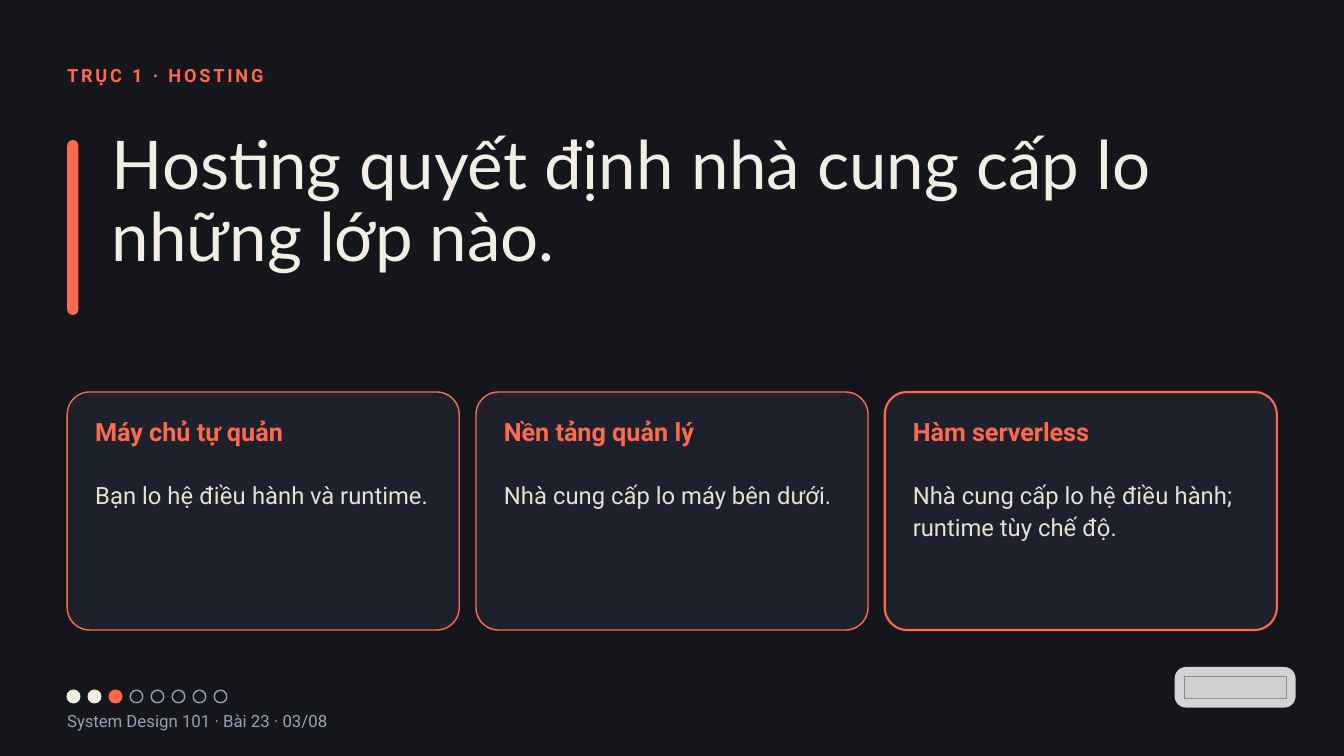
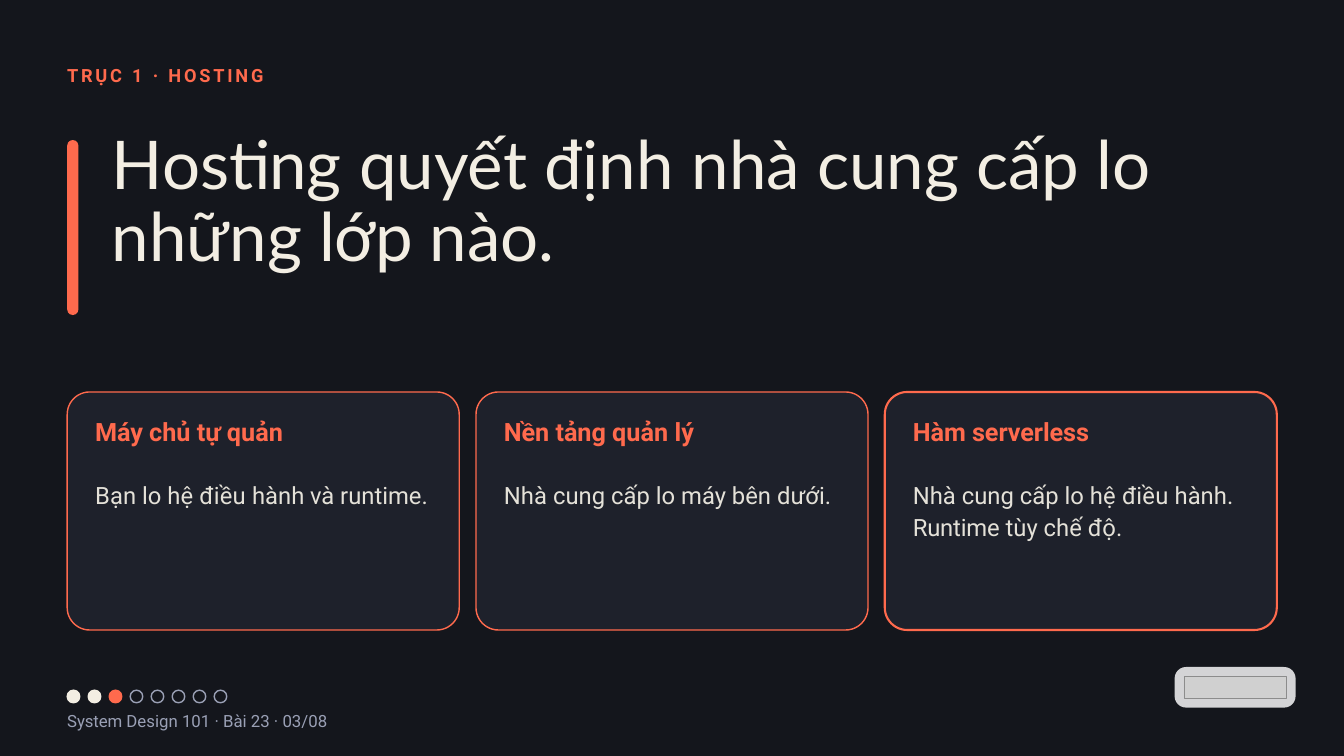
Before and after one commit to vohoailinh90/tool-marketing-studio, a slide deck: slide 3 of system-design-101/vi/lessons/sd-13-023/slides/sd-13-023.pptx. Drawn at 1344x756 pixels with LibreOffice and Linux fonts; fonts in the diff are those of the drawing; grey boxes stand for pictures. Boxes give left, top, right and bottom in pixels: in the first picture for what was removed or moved away, otherwise in the second. Text is boxed around its words. In the diff, an @@ line names an element or a change of style, - is before the commit and + after.

```diff
--- a/system-design-101/vi/lessons/sd-13-023/slides/sd-13-023.pptx
+++ b/system-design-101/vi/lessons/sd-13-023/slides/sd-13-023.pptx
@@ text at [913,484,1234,541]: text changed @@
-Nhà cung cấp lo hệ điều hành; runtime tùy chế độ.
+Nhà cung cấp lo hệ điều hành.
+Runtime tùy chế độ.
```
Also in this commit, not shown: 2 other slides changed, 4 other files.
